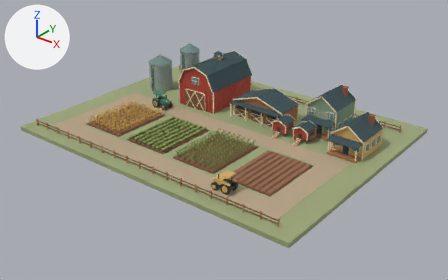
An edit to the Blender file art/farm_kit.blend, drawn before and after from the same camera.
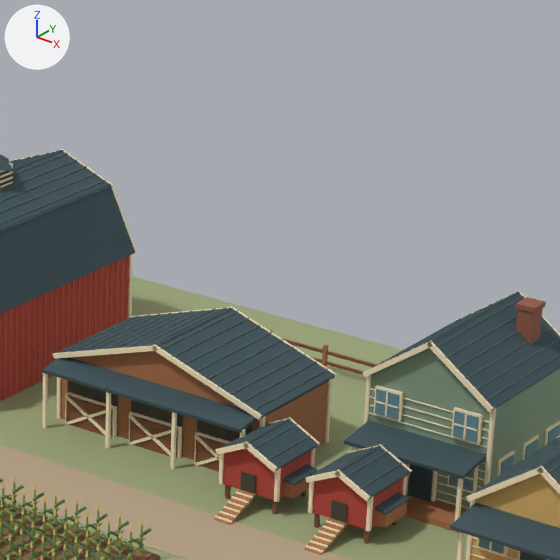
There are two pictures of each version: one whole from a 50 mm camera at (59.4, -74.1, 43.6) aimed at (2.2, -2.5, -0.8), one close up on the part from 49% to 79% of the width and 6% to 53% of the height. Lighting does not change. The marker at upper left points along +X, +Y and +Z. The last two pictures show the newer version.

In view in the first close-up: 'chicken_coop', 'chicken_coop.001', 'farm_cottage', 'farmhouse', 'farmyard', 'field_corn', 'horse_barn', 'red_barn'.
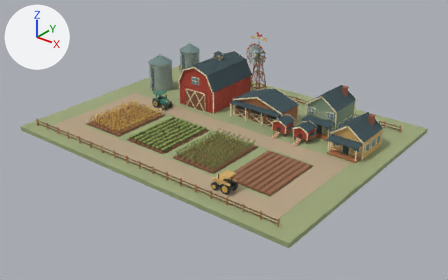
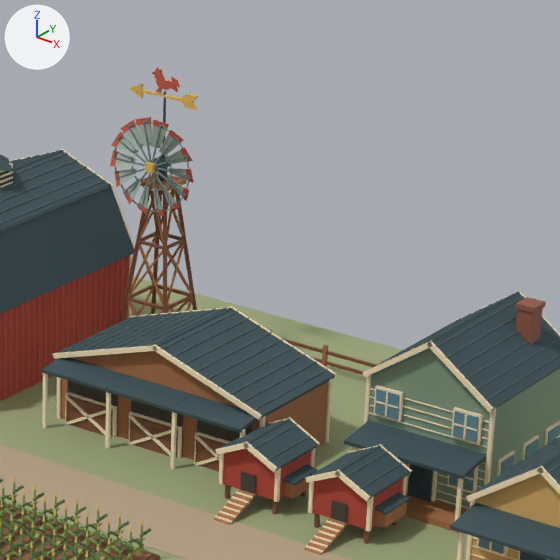
Edits to the bpy script that builds the scene:
```text
Add me_windmilltower:
    me_windmilltower.from_pydata(...)  # 392 vertices, 288 faces; spans x -1.58..1.58, y -1.58..1.58, z -0.03..8.73
    # faces by material slot: [24, 96, 150, 18]
    me_windmilltower.materials.append(mat_rim)  # greyish cyan #728986
    me_windmilltower.materials.append(mat_wood)  # brown #805138
    me_windmilltower.materials.append(mat_cedar)  # brown #a87048
    me_windmilltower.materials.append(mat_roof)  # dark cyan #3b5056
Add me_vanehead:
    me_vanehead.from_pydata(...)  # 114 vertices, 69 faces; spans x -1.88..1.68, y -0.79..0.21, z -0.2..4.04
    # faces by material slot: [24, 19, 26]
    me_vanehead.materials.append(mat_roof)  # dark cyan #3b5056
    me_vanehead.materials.append(mat_gold)  # orange #e9bb60
    me_vanehead.materials.append(mat_batten)  # red #c75b45
Add me_windwheel:
    me_windwheel.from_pydata(...)  # 568 vertices, 426 faces; spans x -2.1..2.1, y -0.2..0.14, z -2.12..2.12
    # faces by material slot: [252, 84, 84, 6]
    me_windwheel.materials.append(mat_rim)  # greyish cyan #728986
    me_windwheel.materials.append(mat_metal)  # grey #abb8ad
    me_windwheel.materials.append(mat_batten)  # red #c75b45
    me_windwheel.materials.append(mat_gold)  # orange #e9bb60
Add ob_windwheel:
    ob_windwheel = bpy.data.objects.new('WindWheel', me_windwheel)
    ob_windwheel.parent = ob_vanehead
    ob_windwheel.location = (0.0, -0.85, 0.0)
Add ob_vanehead:
    ob_vanehead = bpy.data.objects.new('VaneHead', me_vanehead)
    ob_vanehead.parent = ob_windmilltower
    ob_vanehead.location = (0.0, 0.0, 8.72)
Add ob_windmilltower:
    ob_windmilltower = bpy.data.objects.new('WindmillTower', me_windmilltower)
    ob_windmilltower.location = (-3.0, 14.0, 0.0)
```

What differs and where, as boxes [x1, y1, x2, y2] in the close-ups (560 x 560 px):
'WindmillTower', added
    after: [120, 167, 197, 322]
    faces in mat_wood (brown #805138): [120, 188, 197, 322]
    faces in mat_cedar (brown #a87048): [127, 173, 193, 316]
'WindWheel', added
    after: [110, 117, 194, 216]
    faces in mat_metal (grey #abb8ad): [115, 123, 188, 210]
    faces in mat_rim (greyish cyan #728986): [113, 120, 190, 213]
    faces in mat_batten (red #c75b45): [110, 117, 194, 216]
'VaneHead', added
    after: [129, 68, 198, 171]
    faces in mat_gold (orange #e9bb60): [129, 84, 198, 110]
    faces in mat_batten (red #c75b45): [152, 68, 180, 92]
    faces in mat_roof (dark cyan #3b5056): [151, 91, 170, 171]
